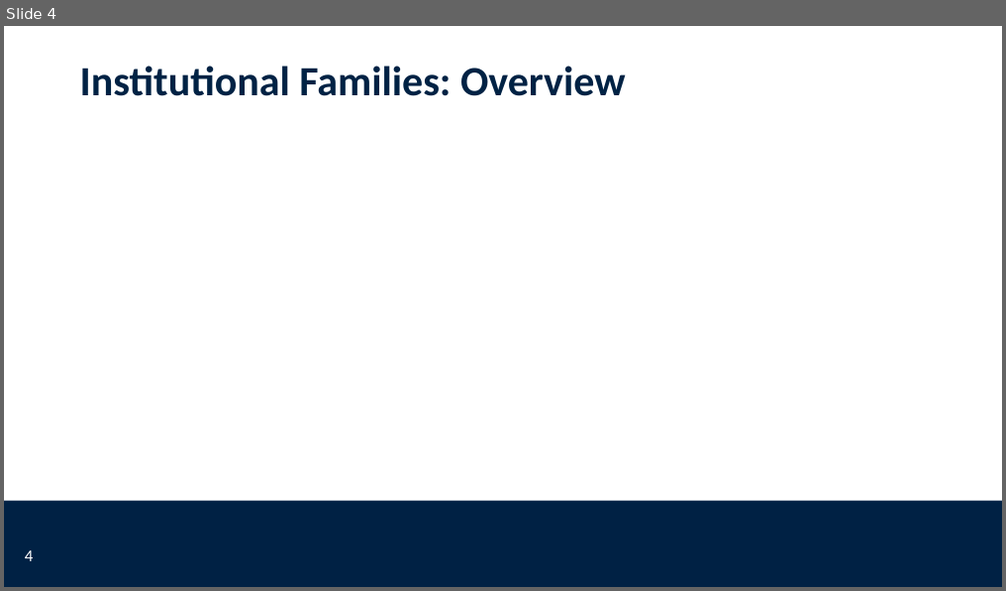
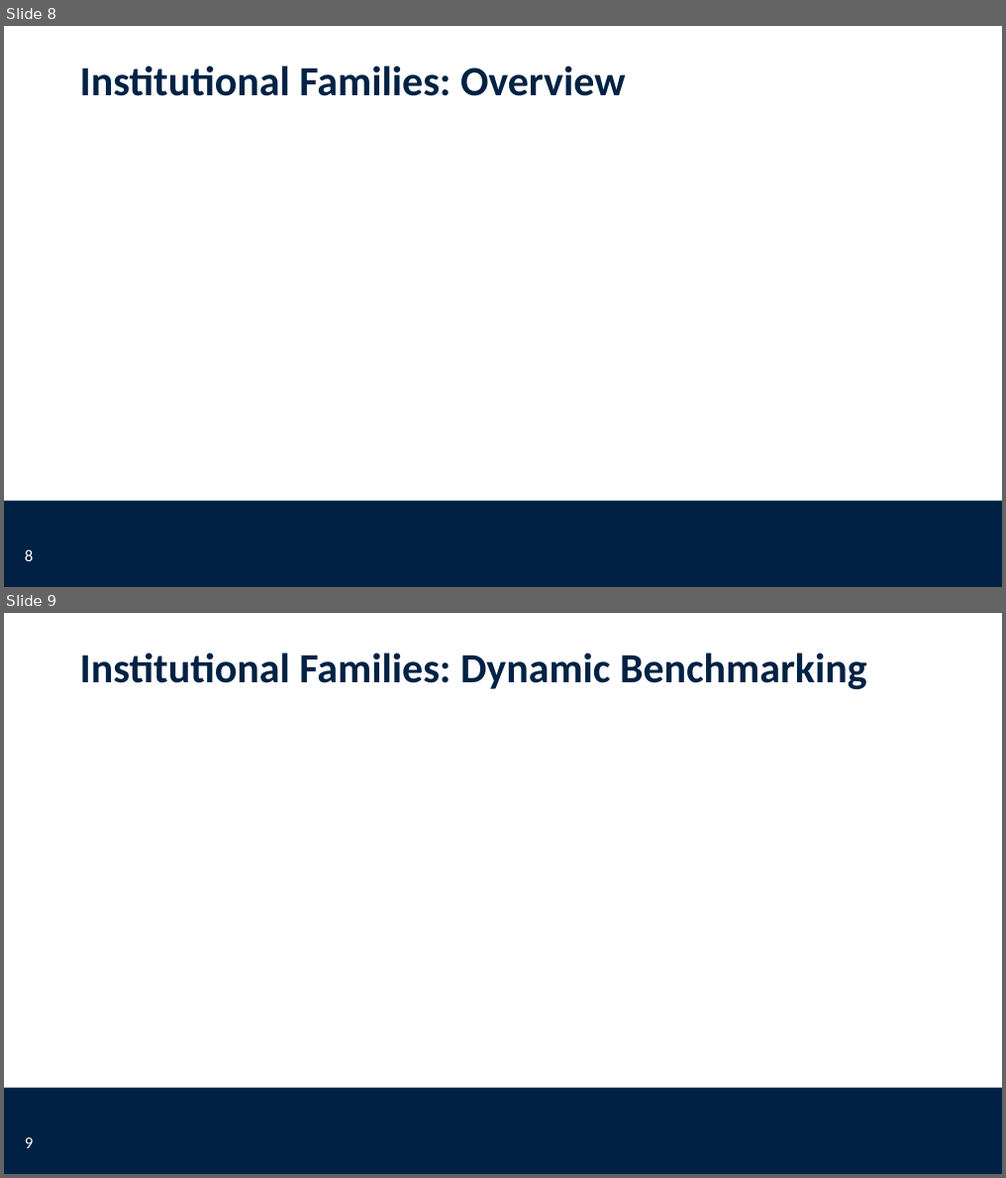
Before and after one commit to worldbank/institutional-assessment-dashboard, a slide deck: app/www/CLIAR_template.pptx. Shown one above the other, each under a label of ours: slide 4 before the commit, slides 8 and 9 after it. The pictures are 1006x591 and 1006x1178 pixels, drawn with LibreOffice and Linux fonts; fonts in the diff are those of the drawing; background and template pictures are left out. Boxes give left, top, right and bottom in pixels: in the first picture for what was removed or moved away, otherwise in the second. Text is boxed around its words. In the diff, an @@ line names an element or a change of style, - is before the commit and + after.

```diff
--- a/app/www/CLIAR_template.pptx
+++ b/app/www/CLIAR_template.pptx
@@ slide 9 added at box(4, 613, 1002, 1174), background #FFFFFF; not listed: 1 template element that a slide beside it also shows @@
@@ title added at box(80, 653, 867, 689), 40 pt, text #002244, bold @@
+Institutional Families: Dynamic Benchmarking
@@ page number added at box(25, 1138, 33, 1149), 16 pt, text #FFFFFF @@
+9
@@ what was slide 4 is now slide 8 @@
@@ page number at box(25, 550, 33, 562): text changed @@
-4
+8
```
Also in this commit, not shown: 2 slides changed, 5 other slides added, 1 slide removed.
